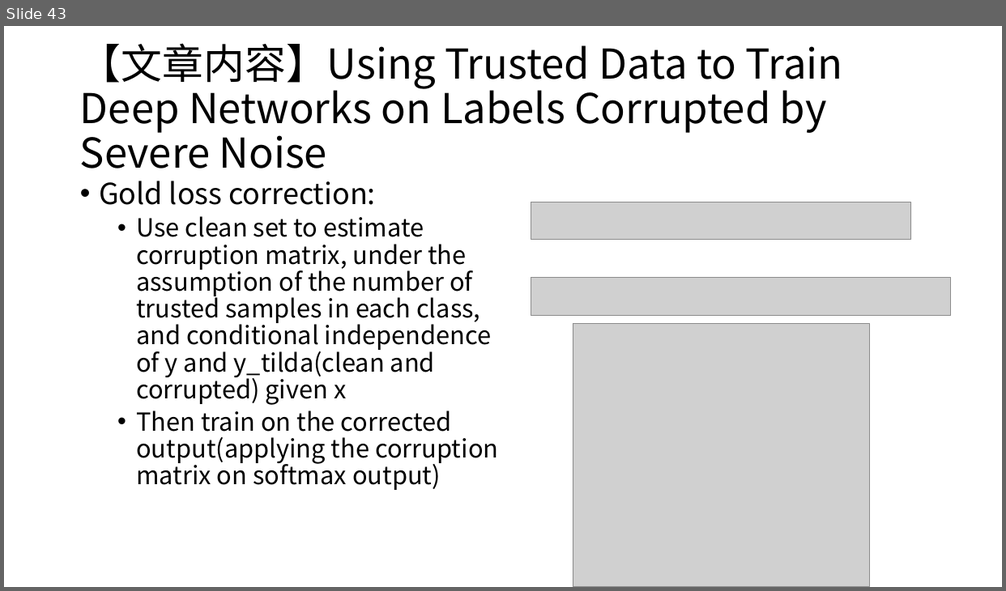
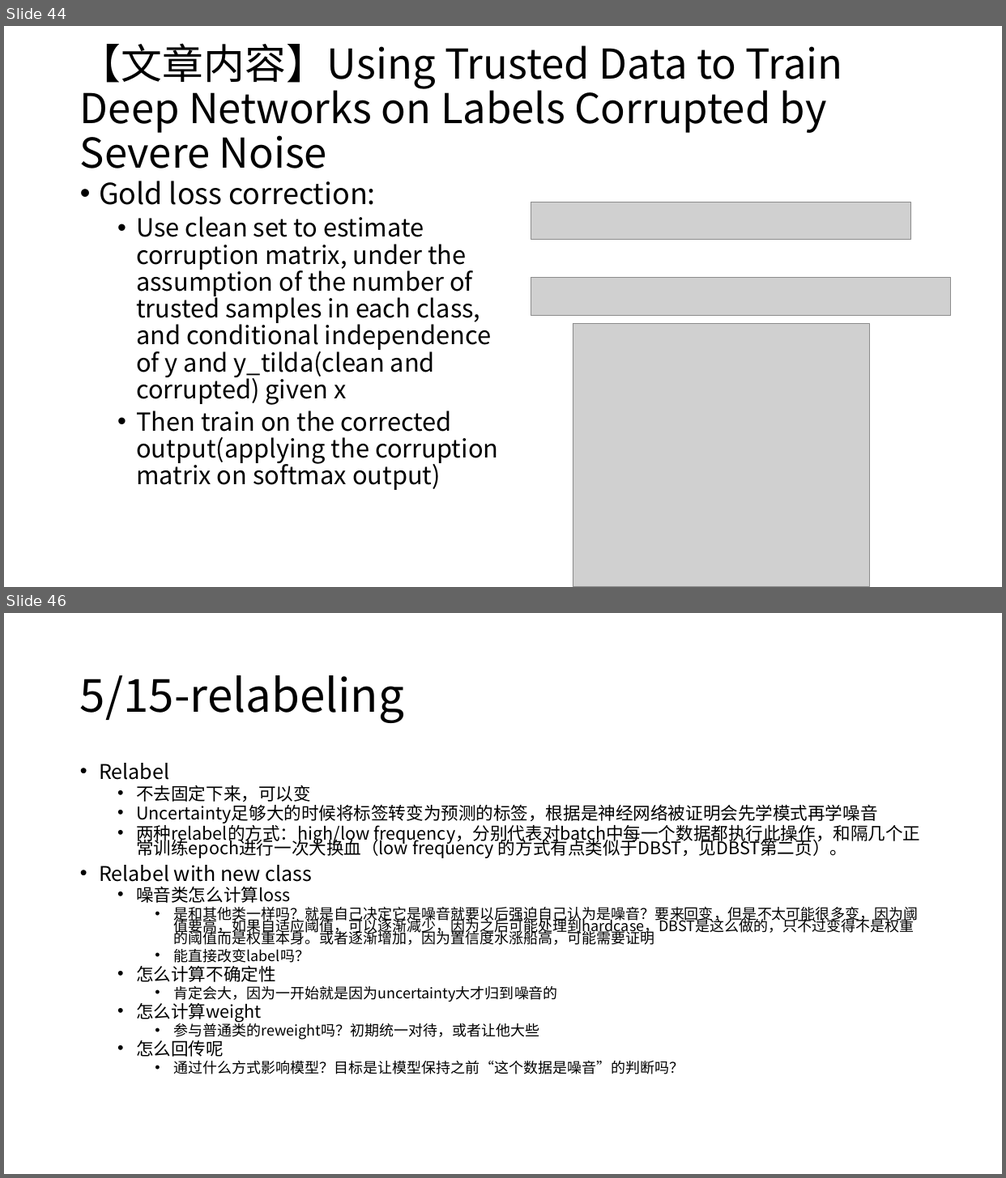
Before and after one commit to Adamli12/Uncertainty-quantification, a slide deck: all_thoughts.pptx. Shown one above the other, each under a label of ours: slide 43 before the commit, slides 44 and 46 after it; the slides between them are not shown. The pictures are 1006x591 and 1006x1178 pixels, drawn with LibreOffice and Linux fonts; fonts in the diff are those of the drawing; grey boxes stand for pictures. Boxes give left, top, right and bottom in pixels: in the first picture for what was removed or moved away, otherwise in the second. Text is boxed around its words. In the diff, an @@ line names an element or a change of style, - is before the commit and + after.

```diff
--- a/all_thoughts.pptx
+++ b/all_thoughts.pptx
@@ slide 46 added at (4,613,1002,1174), background #FFFFFF @@
@@ title added at (80,675,404,723), 44 pt, text #000000 @@
+5/15-relabeling
@@ text added at (99,763,920,1075), 14 pt, text #000000 @@
+• Relabel
+  • 不去固定下来，可以变
+  • Uncertainty足够大的时候将标签转变为预测的标签，根据是神经网络被证明会先学模式再学噪音
+  • 两种relabel的方式：high/low frequency，分别代表对batch中每一个数据都执行此操作，和隔几个正常训练epoch进行一次大换血（low frequency 的方式有点类似于DBST，见DBST第二页）。
+• Relabel with new class
+  • 噪音类怎么计算loss
+    • 是和其他类一样吗？就是自己决定它是噪音就要以后强迫自己认为是噪音？要来回变，但是不太可能很多变，因为阈值要高，如果自适应阈值，可以逐渐减少，因为之后可能处理到hardcase，DBST是这么做的，只不过变得不是权重的阈值而是权重本身。或者逐渐增加，因为置信度水涨船高，可能需要证明
+    • 能直接改变label吗？
+  • 怎么计算不确定性
+    • 肯定会大，因为一开始就是因为uncertainty大才归到噪音的
+  • 怎么计算weight
+    • 参与普通类的reweight吗？初期统一对待，或者让他大些
+  • 怎么回传呢
+    • 通过什么方式影响模型？目标是让模型保持之前“这个数据是噪音”的判断吗？
@@ what was slide 43 is now slide 44 @@
```
Also in this commit, not shown: 5 other slides added, 6 other files.
